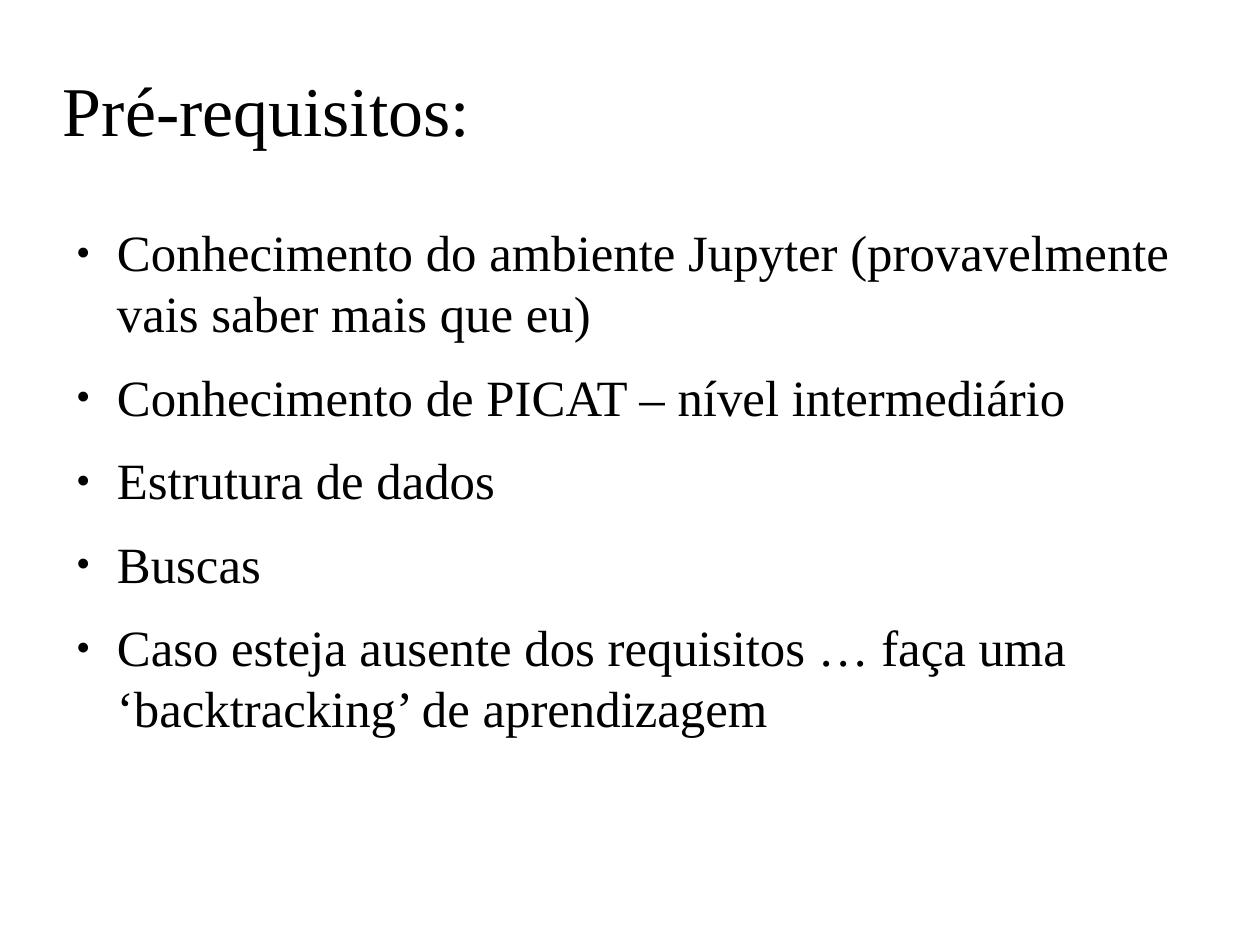
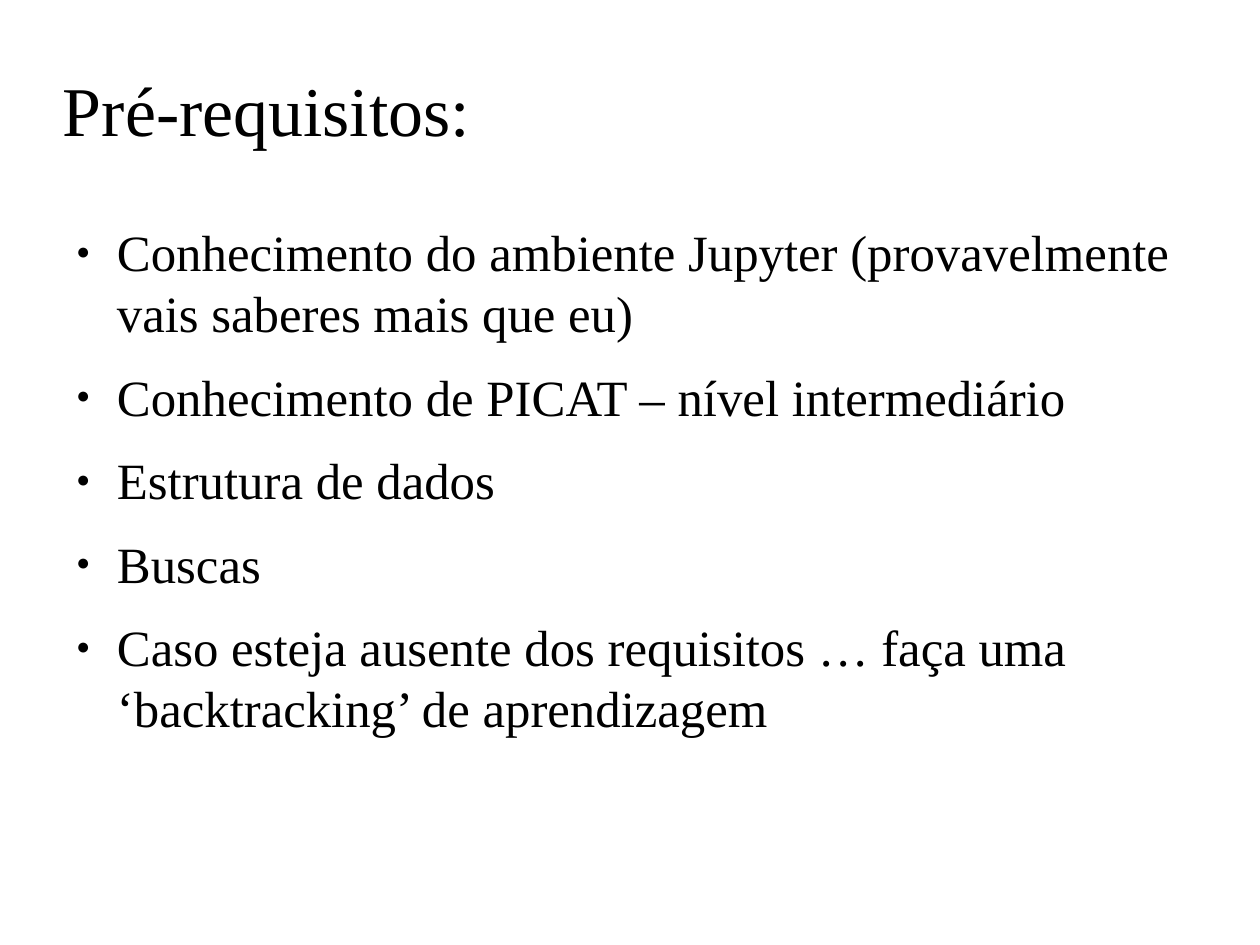
Before and after one commit to claudiosa/CCS, a slide deck: slide 4 of picat/YOUTUBE_dfs_jupyter_picat/slides_picat_jupyter_dfs.odp. Drawn at 1260x945 pixels with LibreOffice and Linux fonts; fonts in the diff are those of the drawing; background and template pictures are left out. Boxes give left, top, right and bottom in pixels: in the first picture for what was removed or moved away, otherwise in the second. Text is boxed around its words. In the diff, an @@ line names an element or a change of style, - is before the commit and + after.

```diff
--- a/picat/YOUTUBE_dfs_jupyter_picat/slides_picat_jupyter_dfs.odp
+++ b/picat/YOUTUBE_dfs_jupyter_picat/slides_picat_jupyter_dfs.odp
@@ text at <box>117,235,1169,343</box>: text changed @@
-● Conhecimento do ambiente Jupyter (provavelmente vais saber mais que eu)
+● Conhecimento do ambiente Jupyter (provavelmente vais saberes mais que eu)
```
Also in this commit, not shown: 1 other slide changed, 2 slides added, 10 other files.
